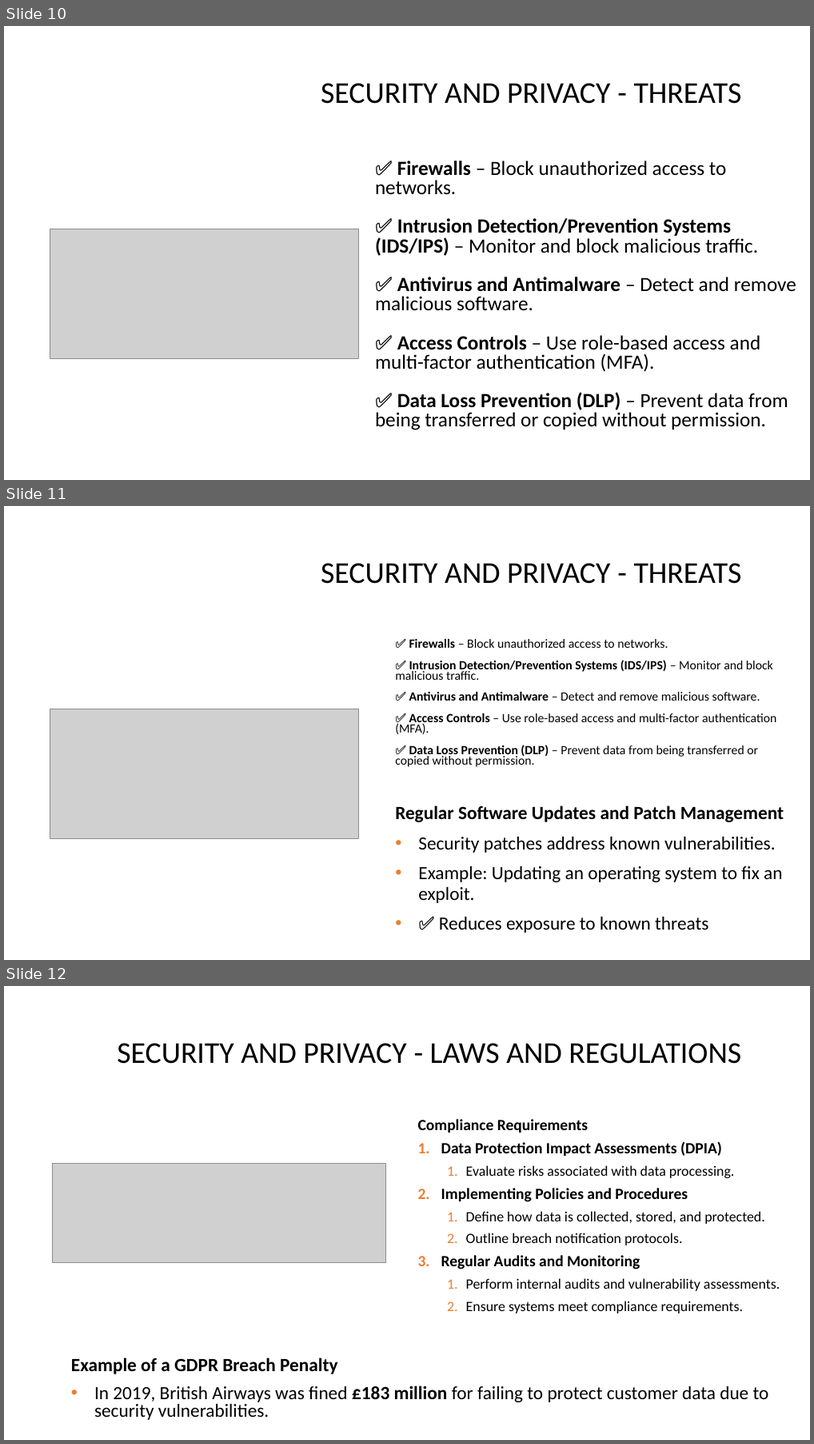
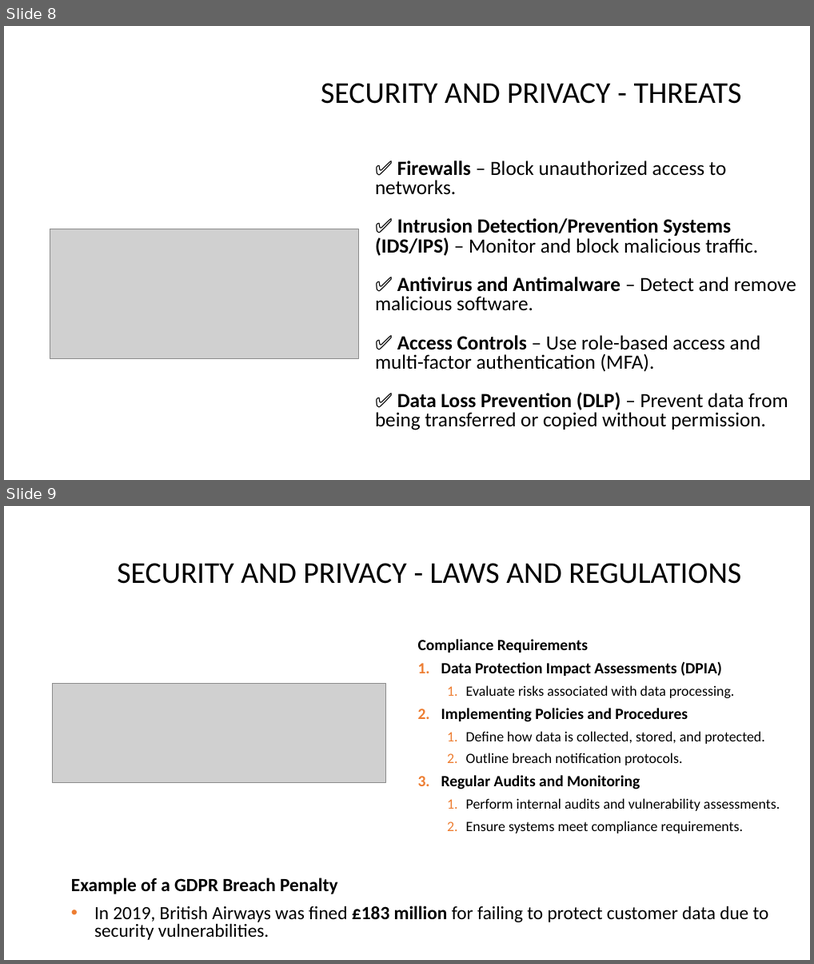
Before and after one commit to dinoDuvnjak/CTK, a slide deck: SHIFT4IT/security-and-privacy/security-and-privacy.pptx. Shown one above the other, each under a label of ours: slides 10, 11 and 12 before the commit, slides 8 and 9 after it. The pictures are 814x1444 and 814x964 pixels, drawn with LibreOffice and Linux fonts; fonts in the diff are those of the drawing; grey boxes stand for pictures; background and template pictures are left out. Boxes give left, top, right and bottom in pixels: in the first picture for what was removed or moved away, otherwise in the second. Text is boxed around its words. In the diff, an @@ line names an element or a change of style, - is before the commit and + after.

```diff
--- a/SHIFT4IT/security-and-privacy/security-and-privacy.pptx
+++ b/SHIFT4IT/security-and-privacy/security-and-privacy.pptx
@@ slide 11 removed at (4,506,810,960), background picture (left out) @@
@@ title removed at (321,563,742,584) @@
-SECURITY AND PRIVACY - THREATS
@@ text removed at (395,639,777,767) @@
-✅ Firewalls – Block unauthorized access to networks.
-✅ Intrusion Detection/Prevention Systems (IDS/IPS) – Monitor and block malicious traffic.
-✅ Antivirus and Antimalware – Detect and remove malicious software.
-✅ Access Controls – Use role-based access and multi-factor authentication (MFA).
-✅ Data Loss Prevention (DLP) – Prevent data from being transferred or copied without permission.
@@ picture removed at (50,708,359,839) @@
@@ text removed at (395,805,784,932) @@
-Regular Software Updates and Patch Management
-• Security patches address known vulnerabilities.
-• Example: Updating an operating system to fix an exploit.
-• ✅ Reduces exposure to known threats
@@ what was slide 10 is now slide 8 @@
@@ what was slide 12 is now slide 9 @@
```
Also in this commit, not shown: 2 other slides removed, 2 other files.
